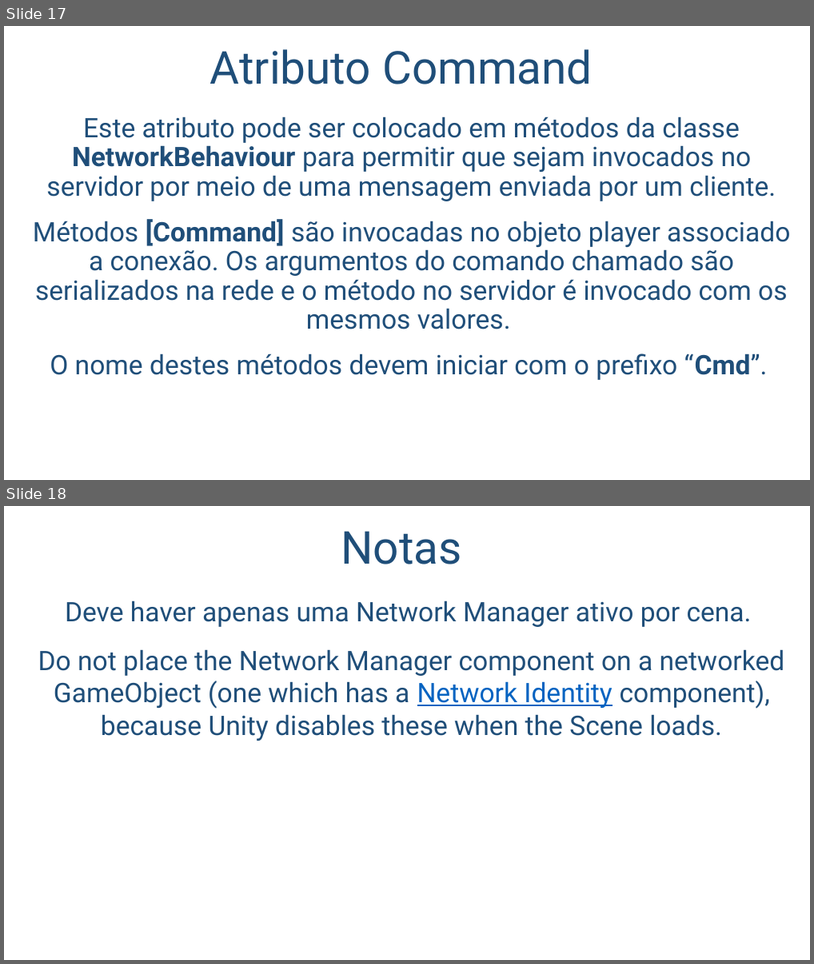
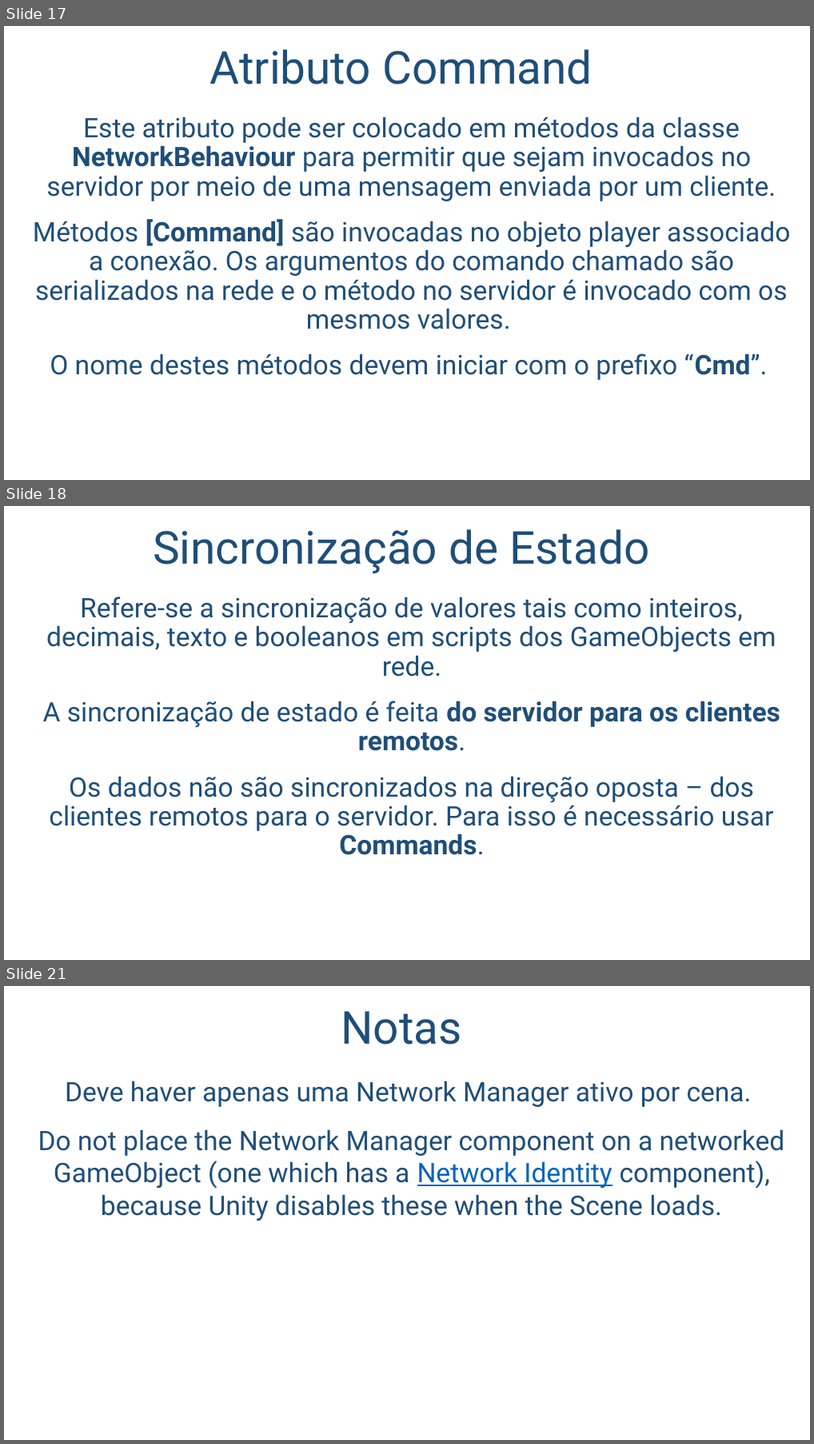
Before and after one commit to salmo-jr/public-slides, a slide deck: unity-multiplayer.pptx. Shown one above the other, each under a label of ours: slides 17 and 18 before the commit, slides 17, 18 and 21 after it; the slides between them are not shown. The pictures are 814x964 and 814x1444 pixels, drawn with LibreOffice and Linux fonts; fonts in the diff are those of the drawing; background and template pictures are left out. Boxes give left, top, right and bottom in pixels: in the first picture for what was removed or moved away, otherwise in the second. Text is boxed around its words. In the diff, an @@ line names an element or a change of style, - is before the commit and + after.

```diff
--- a/unity-multiplayer.pptx
+++ b/unity-multiplayer.pptx
@@ slide 18 added at (4,506,810,960), background picture (left out) @@
@@ title added at (153,529,650,574), 54 pt, text #1F4E79 @@
+Sincronização de Estado
@@ text added at (43,596,781,855), 32 pt, text #1F4E79 @@
+Refere-se a sincronização de valores tais como inteiros, decimais, texto e booleanos em scripts dos GameObjects em rede.
+A sincronização de estado é feita do servidor para os clientes remotos.
+Os dados não são sincronizados na direção oposta – dos clientes remotos para o servidor. Para isso é necessário usar Commands.
@@ what was slide 18 is now slide 21 @@
```
Also in this commit, not shown: 1 slide changed, 2 other slides added.
